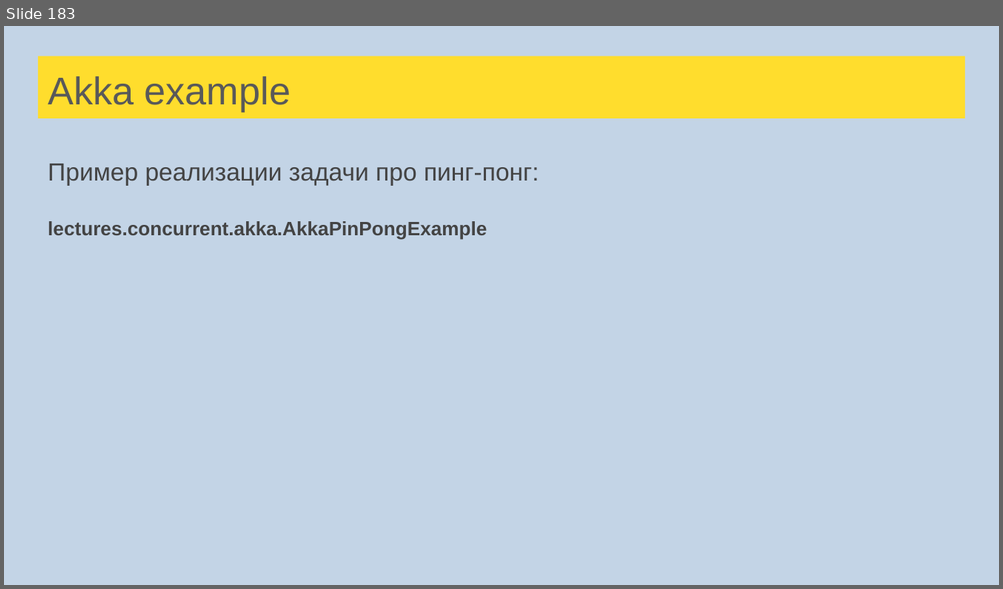
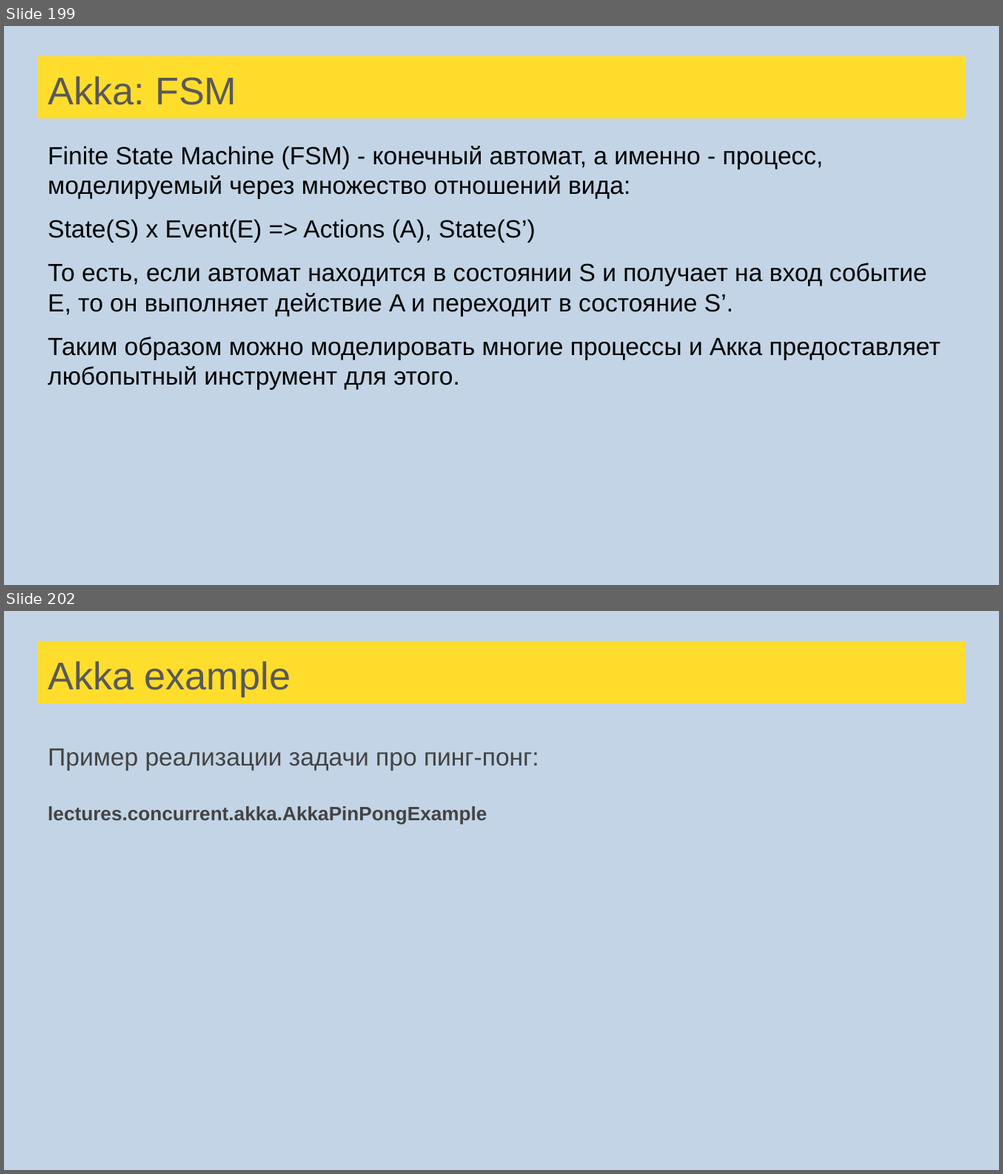
Before and after one commit to sergeypopov83/Scala-complete-course, a slide deck: src/main/resources/lectures/Лекции Scala для ФинТехКафедры.pptx. Shown one above the other, each under a label of ours: slide 183 before the commit, slides 199 and 202 after it; the slides between them are not shown. The pictures are 1003x589 and 1003x1174 pixels, drawn with LibreOffice and Linux fonts; fonts in the diff are those of the drawing. Boxes give left, top, right and bottom in pixels: in the first picture for what was removed or moved away, otherwise in the second. Text is boxed around its words. In the diff, an @@ line names an element or a change of style, - is before the commit and + after.

```diff
--- a/src/main/resources/lectures/Лекции Scala для ФинТехКафедры.pptx
+++ b/src/main/resources/lectures/Лекции Scala для ФинТехКафедры.pptx
@@ slide 199 added at <box>4,26,999,585</box>, background #C3D4E6 @@
@@ title added at <box>38,56,965,118</box>, fill #FFDD2D, 28 pt, text #595959 @@
+Akka: FSM
@@ text added at <box>48,146,940,389</box>, 18 pt, text #000000 @@
+Finite State Machine (FSM) - конечный автомат, а именно - процесс, моделируемый через множество отношений вида:
+State(S) x Event(E) => Actions (A), State(S’)
+То есть, если автомат находится в состоянии S и получает на вход событие E, то он выполняет действие A и переходит в состояние S’.
+Таким образом можно моделировать многие процессы и Акка предоставляет любопытный инструмент для этого.
@@ what was slide 183 is now slide 202 @@
```
Also in this commit, not shown: 146 slides changed, 62 other slides added, 2 slides removed, 1 other file.
